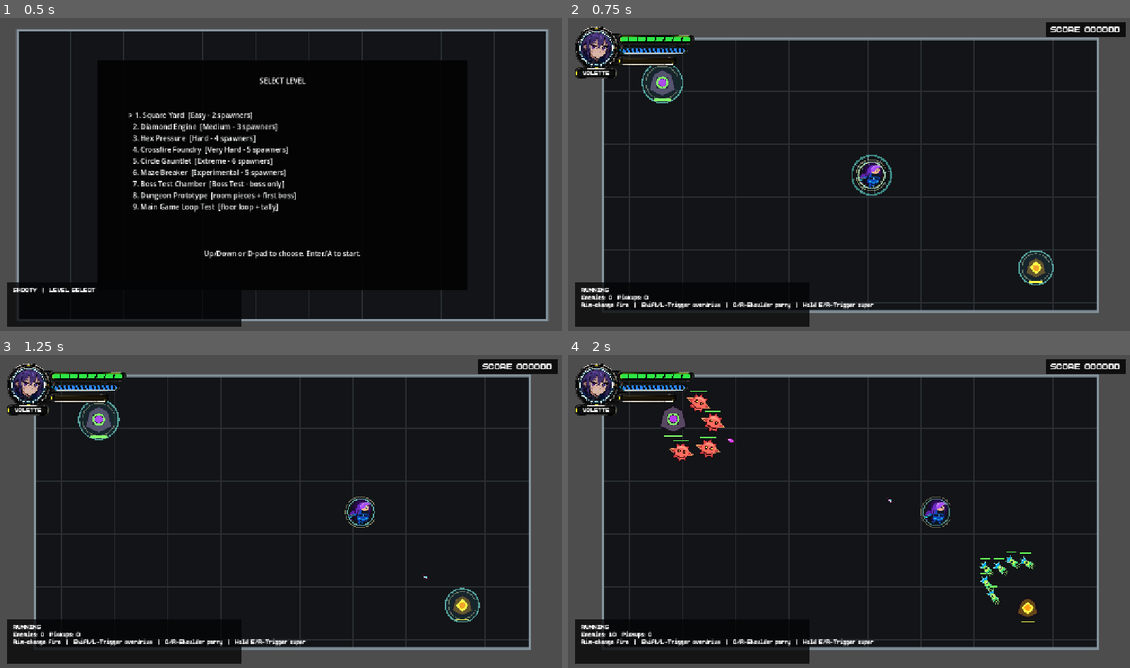
Above: before the commit, frames 1-4 (two rows, left to right).
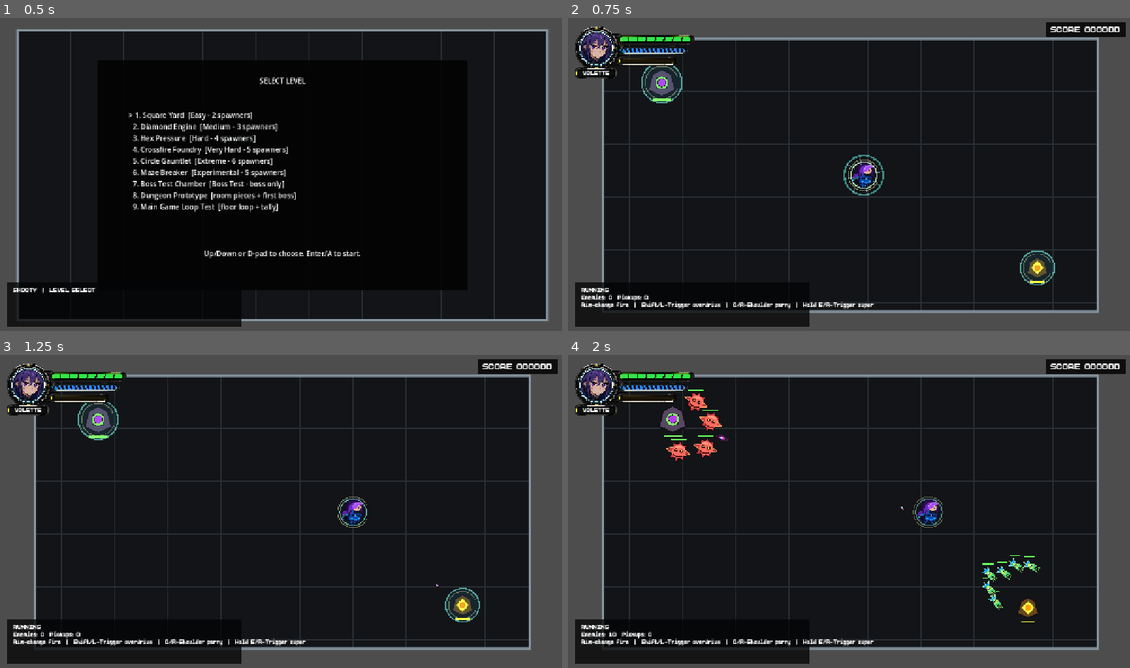
Above: after the commit, the same moments.

Repository: jonzirk76/PAINPOINT
Game: Godot game, scene res://scenes/main.tscn
The game is run twice, just before and just after one commit, with the same random seed, the same clock (stepped at 60 frames per second) and the same inputs.
Inputs (mouse positions are in pixels of both pictures, inside the frame that each line leads up to):
- Up to frame 1 (0.5 s): no input
- Up to frame 2 (0.75 s): tap Enter at 0.5, 0.6 s; move the mouse to (972, 158) at 0.52 s; hold D from 0.53 s (still down); hold E from 0.53 s (still down); click (972, 158) at 0.67 s
- Up to frame 3 (1.25 s): keep holding D; keep holding E; tap Space at 0.77, 1.07 s
- Up to frame 4 (2 s): move the mouse to (736, 527) at 1.27 s; release D at 1.28 s; release E at 1.28 s; hold Down from 1.28 s (still down); tap E at 1.35 s; tap Space at 1.52, 1.55, 1.82 s

Frame 1 is identical in both runs. In frame 2, 1.0% of the frame differs, in the area x 13-87%, y 15-86%; in frame 3, 0.6%; in frame 4, 1.6%, in the area x 16-85%, y 11-85%.

Commit message:
Hold loading screen for player confirm

Diff:
--- a/scenes/ui/loading_screen.tscn
+++ b/scenes/ui/loading_screen.tscn
@@ -18,7 +18,6 @@
 
 [node name="LoadingScreen" type="Control"]
 process_mode = 3
-visible = false
 z_index = 100
 layout_mode = 3
 anchors_preset = 15
@@ -62,7 +61,7 @@
 horizontal_alignment = 1
 vertical_alignment = 1
 
-[node name="TextureRect" type="TextureRect" parent="TitleLabel"]
+[node name="TitleImage" type="TextureRect" parent="TitleLabel"]
 layout_mode = 0
 offset_right = 40.0
 offset_bottom = 40.0
@@ -124,7 +123,7 @@
 mouse_filter = 2
 color = Color(0.85, 0.95, 1, 0.18)
 
-[node name="TextureRect" type="TextureRect" parent="LoadingBarOverlay/LoadingBarFrame"]
+[node name="LoadingBarImage" type="TextureRect" parent="LoadingBarOverlay/LoadingBarFrame"]
 layout_mode = 0
 offset_left = -44.0
 offset_top = -141.0
--- a/scripts/orchestrators/game_orchestrator.gd
+++ b/scripts/orchestrators/game_orchestrator.gd
@@ -261,6 +261,8 @@
 	_connect_once(upgrade_manager, &"permanent_upgrades_changed", _on_permanent_upgrades_changed)
 	_connect_once(upgrade_manager, &"overdrive_changed", _on_overdrive_changed)
 	_connect_once(room_manager, &"door_entered", _on_room_door_entered)
+	if loading_screen != null:
+		_connect_once(loading_screen, &"continue_requested", _on_loading_continue_requested)
 
 
 func _connect_once(source: Object, signal_name: StringName, target: Callable) -> void:
@@ -2272,7 +2274,15 @@
 
 func _finish_loading_screen(message: String = "READY") -> void:
 	if loading_screen != null and loading_screen.has_method("finish_loading"):
-		loading_screen.call("finish_loading", message, false)
+		loading_screen.call("finish_loading", message, true)
+	if _status == "RUNNING" or _status == "DUNGEON":
+		_set_all_enabled(false)
+
+
+func _on_loading_continue_requested() -> void:
+	if _status == "RUNNING" or _status == "DUNGEON":
+		_set_all_enabled(true)
+		_update_hud()
 
 
 func _update_camera() -> void:
--- a/scripts/ui/loading_screen.gd
+++ b/scripts/ui/loading_screen.gd
@@ -40,12 +40,13 @@
 	_select_random_background()
 	visible = false
 	set_process(false)
+	_clear_title_text()
 	_update_progress_bar()
 	_update_continue_prompt()
 
 
 func begin_loading(title: String = "LOADING", message: String = "", initial_progress: float = 0.0) -> void:
-	title_label.text = title
+	_clear_title_text()
 	status_label.text = message
 	progress = initial_progress
 	_continue_enabled = false
@@ -66,10 +67,9 @@
 func finish_loading(message: String = "READY", wait_for_continue: bool = false) -> void:
 	progress = 1.0
 	status_label.text = message
-	_continue_enabled = wait_for_continue
-	if not wait_for_continue:
-		visible = false
-		set_process(false)
+	_continue_enabled = true
+	visible = true
+	set_process(true)
 	_update_continue_prompt()
 
 
@@ -105,9 +105,11 @@
 		return
 	if event is InputEventJoypadButton and event.pressed and event.button_index == JOY_BUTTON_A:
 		accept_event()
+		hide_loading()
 		continue_requested.emit()
 	elif event is InputEventKey and event.pressed and not event.echo and (event.keycode == KEY_ENTER or event.keycode == KEY_SPACE):
 		accept_event()
+		hide_loading()
 		continue_requested.emit()
 
 
@@ -186,3 +188,8 @@
 func _update_continue_prompt() -> void:
 	if continue_label != null:
 		continue_label.visible = _continue_enabled
+
+
+func _clear_title_text() -> void:
+	if title_label != null:
+		title_label.text = ""
